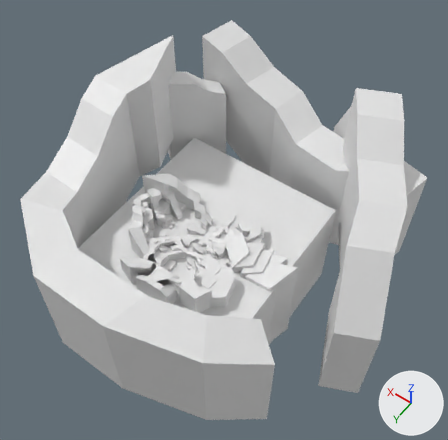
A saved change to the FBX model Assets/Blender/Environments/03-icycanals-environment.fbx.
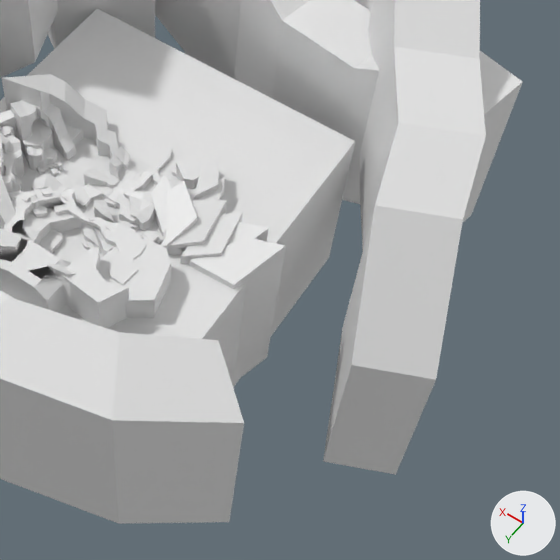
Each version is shown whole from a 50 mm lens placed at (-937.0, 953.0, 2062.0), pointed at (15.0, -380.0, -32.0), then close up on the part from 32% to 100% of the width and 30% to 100% of the height. The lights are fixed; the arrows at lower right show +X, +Y and +Z. The last two pictures show the newer version. Vertices at exactly the same position are counted once.

Names of what the first close-up shows: 'GlyphEnvironmentBG', 'GlyphEnvironmentGroundB', 'GlyphEnvironmentGroundWater', 'GlyphEnvironmentSpikes', 'GlyphEnvironmentSpikes.001' and 1 more.
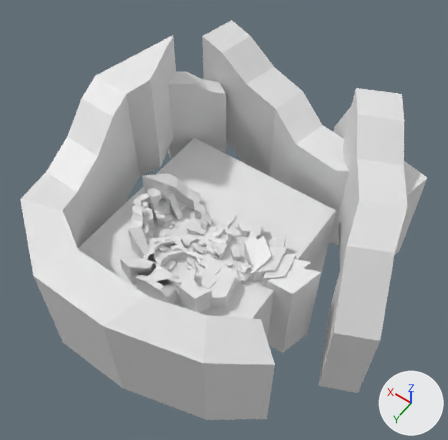
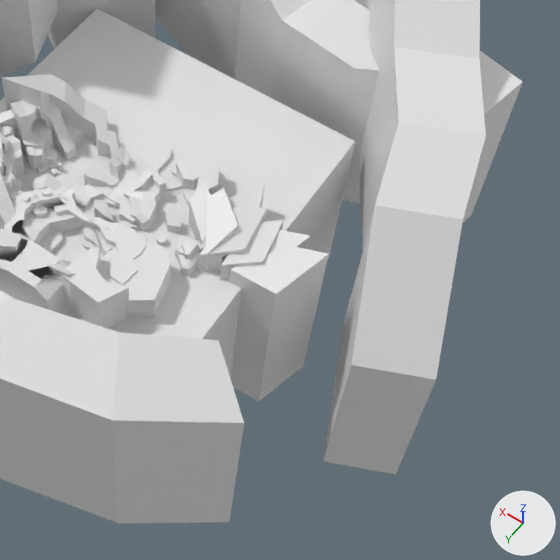
Boxes (x1, y1, x2, y2) around the edits, measured in the close-ups (560 x 560 px; the box of a moved part takes in the faces that stretch with it):
'GlyphEnvironmentSpikes', reshaped: before (0, 74, 243, 328); after (0, 74, 284, 328)
'GlyphEnvironmentSpikes.001', moved: before (160, 177, 286, 382); after (199, 184, 329, 401)
part 1 of me_cube_016, moved or reshaped: before (142, 230, 159, 243); after (181, 238, 198, 259)
part 2 of me_cube_016, moved or reshaped (mostly hidden before): before (139, 229, 162, 245); after (175, 236, 202, 276)
part 3 of me_cube_016, moved or reshaped (not visible before): after (178, 245, 184, 255)
part 4 of me_cube_016, rebuilt (not visible before): after (157, 235, 167, 246)
part 6 of me_cube_017, moved or reshaped: before (136, 175, 243, 264); after (136, 157, 284, 280)

The edits, one by one:
me_cube_017 is used by ob_glyphenvironmentspikes; location (0.0, 0.0, 0.0).
me_cube_017 had 1195 vertices, 873 faces and spanned x -279.0..331.0, y -430.0..103.0, z -577.0..168.0.
me_cube_017 now has 1197 vertices, 876 faces and spans x -371.0..331.0, y -430.0..103.0, z -577.0..168.0.
me_cube_017 part 6: 2 vertices moved from x -69.0, y -293.0, z 7.0..29.0 to x -71.0, y -291.0, z 7.0..30.0; 125 vertices removed from x -279.0..-68.0, y -344.0..-169.0, z -506.0..57.0; 127 vertices added at x -371.0..-71.0, y -360.0..-185.0, z -500.0..85.0.
Other edits to the shape of me_cube_017 do not show in these pictures.
me_cube_018 is used by ob_glyphenvironmentspikes_001; location (0.0, 0.0, 0.0).
me_cube_018 had 24 vertices, 18 faces and spanned x -387.0..-131.0, y -390.0..-183.0, z -516.0..37.0.
me_cube_018 now has 24 vertices, 18 faces and spans x -479.0..-223.0, y -406.0..-199.0, z -487.0..66.0.
me_cube_018 part 5: the whole mesh is moved by (-92.0, -16.0, 29.0).
me_cube_016 is used by ob_glyphenvironmentgroundwater; location (0.0, 0.0, 0.0).
me_cube_016 had 152 vertices, 130 faces and spanned x -350.0..414.0, y -698.0..176.0, z -526.0..-2.0.
me_cube_016 now has 208 vertices, 178 faces and spans x -350.0..414.0, y -698.0..176.0, z -526.0..27.0.
me_cube_016 part 1: the loose piece of 32 vertices spanning x -136.0..-105.0, y -199.0..-159.0, z -503.0..-2.0 is moved by (-92.0, -16.0, 29.0).
me_cube_016 part 2: the loose piece of 48 vertices spanning x -152.0..-89.0, y -219.0..-139.0, z -526.0..-20.0 is moved by (-92.0, -16.0, 29.0).
me_cube_016 part 3: the loose piece of 16 vertices spanning x -133.0..-109.0, y -181.0..-156.0, z -510.0..-10.0 is moved by (-85.0, -22.0, 26.0).
me_cube_016 part 4: the loose piece of 16 vertices spanning x -145.0..-127.0, y -183.0..-164.0, z -511.0..-11.0 is rebuilt with 16 vertices and now spans x -153.0..-134.0, y -207.0..-187.0, z -507.0..-7.0.
Other edits to the shape of me_cube_016 do not show in these pictures.
